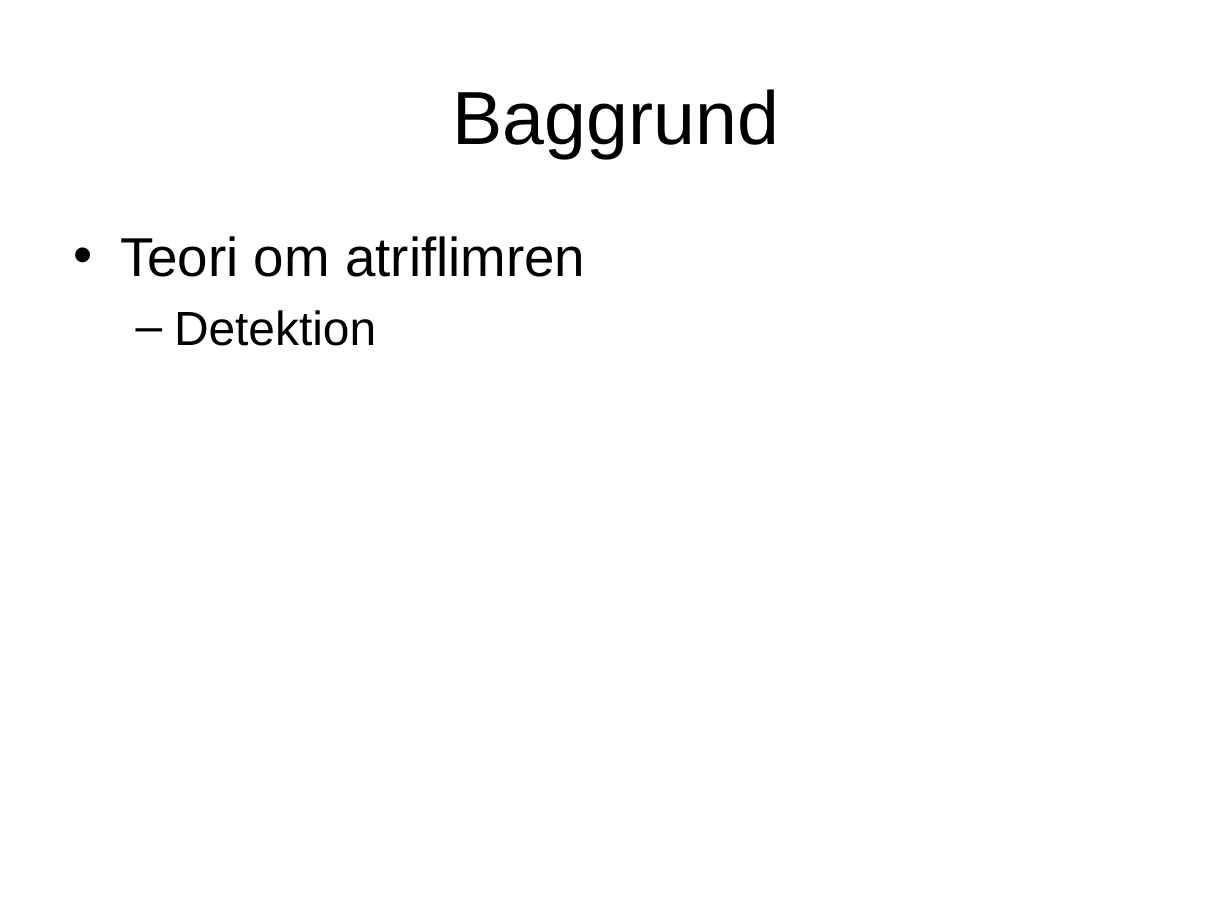
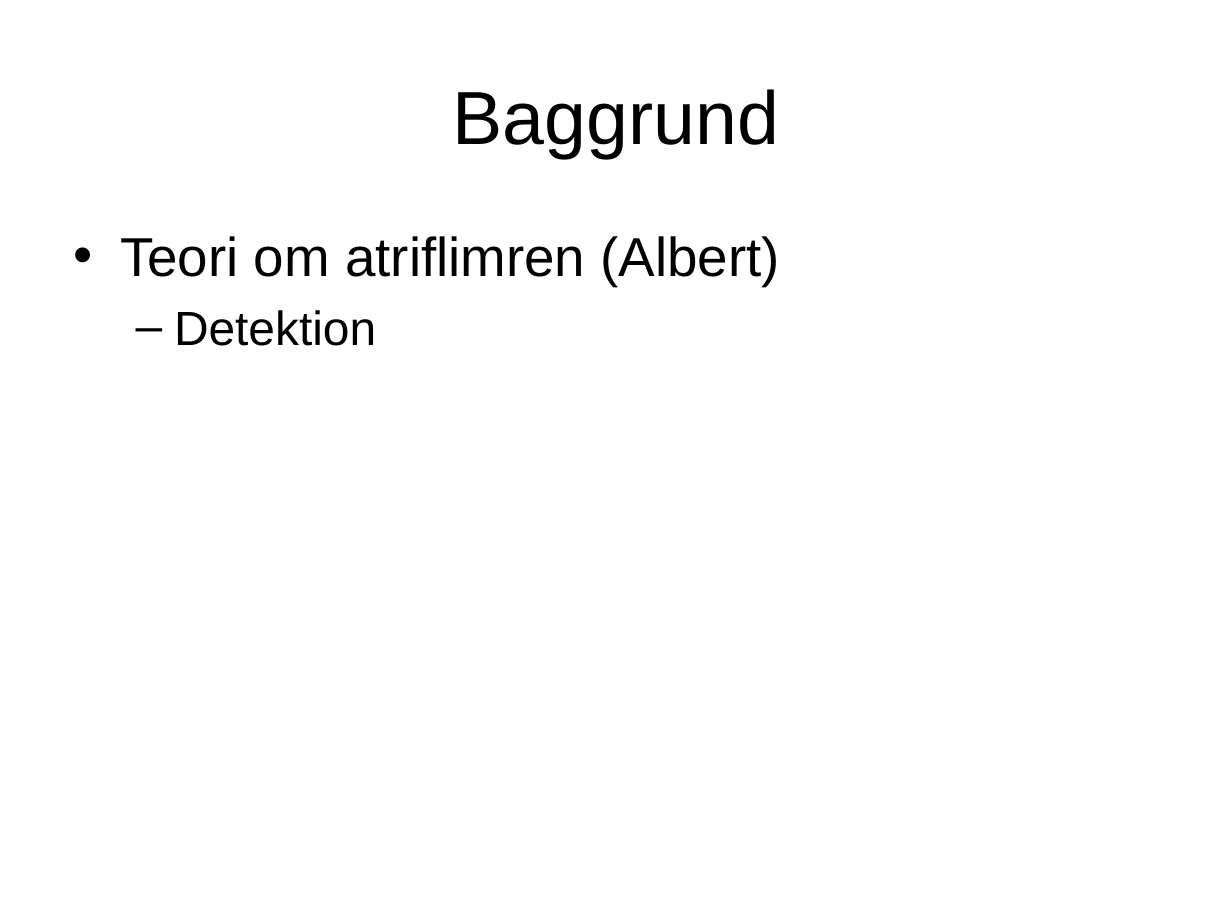
Before and after one commit to banasik/Semesterprojekt2, a slide deck: slide 3 of Fremlæggelse/2441.pptx (slide 4 before the commit). Drawn at 1232x924 pixels with LibreOffice and Linux fonts; fonts in the diff are those of the drawing; background and template pictures are left out. Boxes give left, top, right and bottom in pixels: in the first picture for what was removed or moved away, otherwise in the second. Text is boxed around its words. In the diff, an @@ line names an element or a change of style, - is before the commit and + after.

Commit message:
Albert er til mænd

```diff
--- a/Fremlæggelse/2441.pptx
+++ b/Fremlæggelse/2441.pptx
@@ text at (120,236,780,286): text changed @@
-• Teori om atriflimren
+• Teori om atriflimren (Albert)
```
Also in this commit, not shown: 4 other slides changed, 2 slides added, 1 slide removed.
